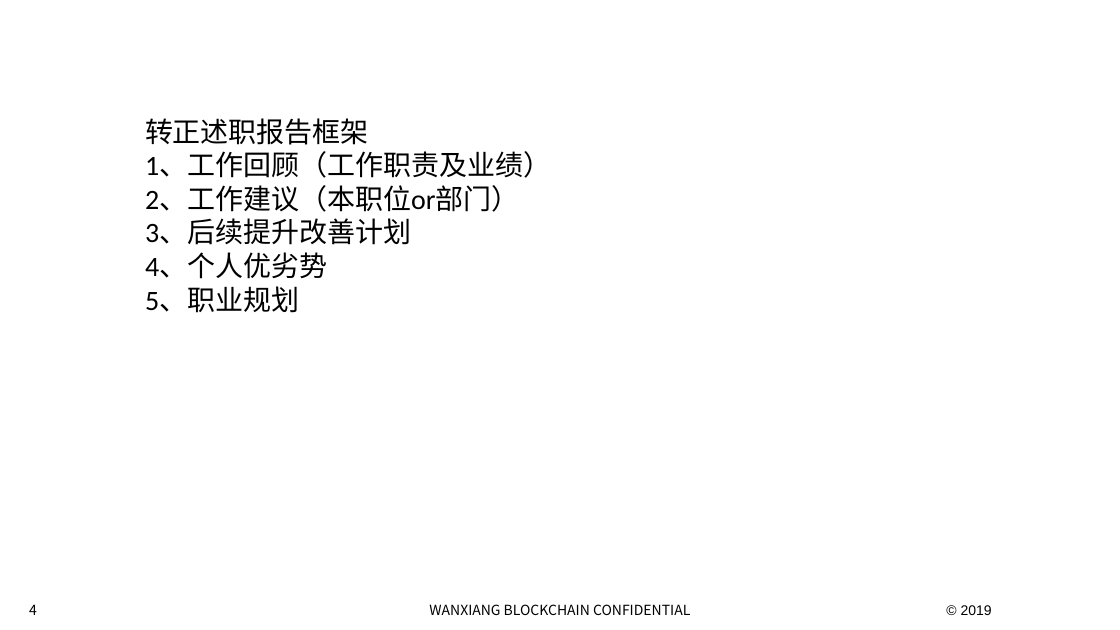
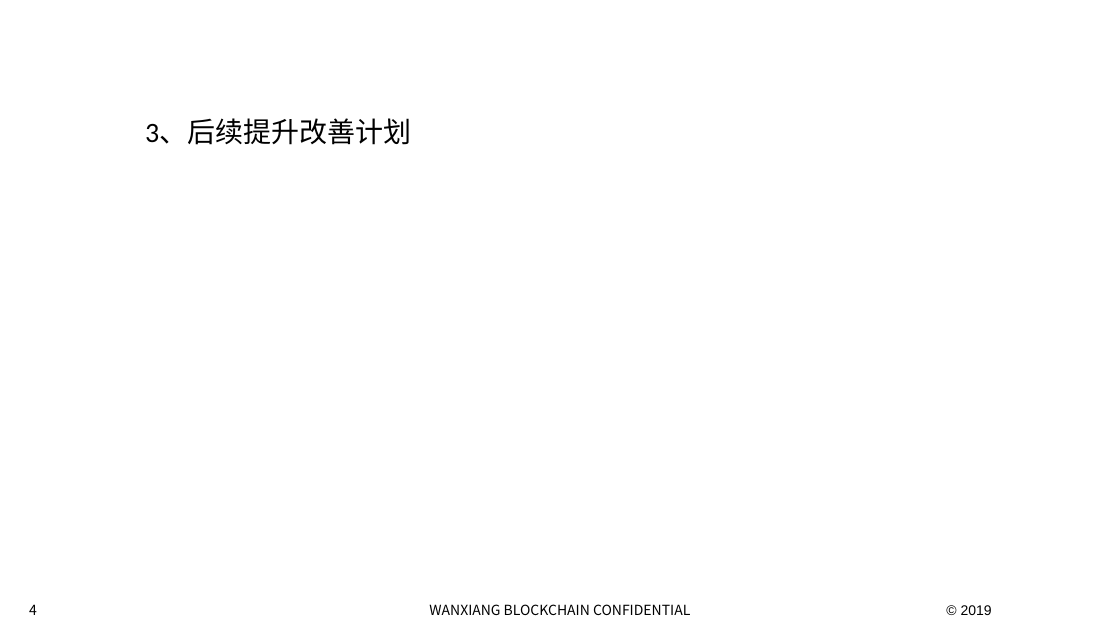
Before and after one commit to gitligl/work, a slide deck: slide 4 of 转正答辩.pptx. Drawn at 1120x630 pixels with LibreOffice and Linux fonts; fonts in the diff are those of the drawing; background and template pictures are left out. Boxes give left, top, right and bottom in pixels: in the first picture for what was removed or moved away, otherwise in the second. Text is boxed around its words. In the diff, an @@ line names an element or a change of style, - is before the commit and + after.

```diff
--- a/转正答辩.pptx
+++ b/转正答辩.pptx
@@ text at bbox=[145, 118, 551, 212]: paragraphs removed @@
-转正述职报告框架
-1、工作回顾（工作职责及业绩）
-2、工作建议（本职位or部门）
@@ text at bbox=[145, 253, 327, 313]: paragraphs removed @@
-4、个人优劣势
-5、职业规划
```
Also in this commit, not shown: 1 other slide changed, 2 slides added, 3 slides removed.
